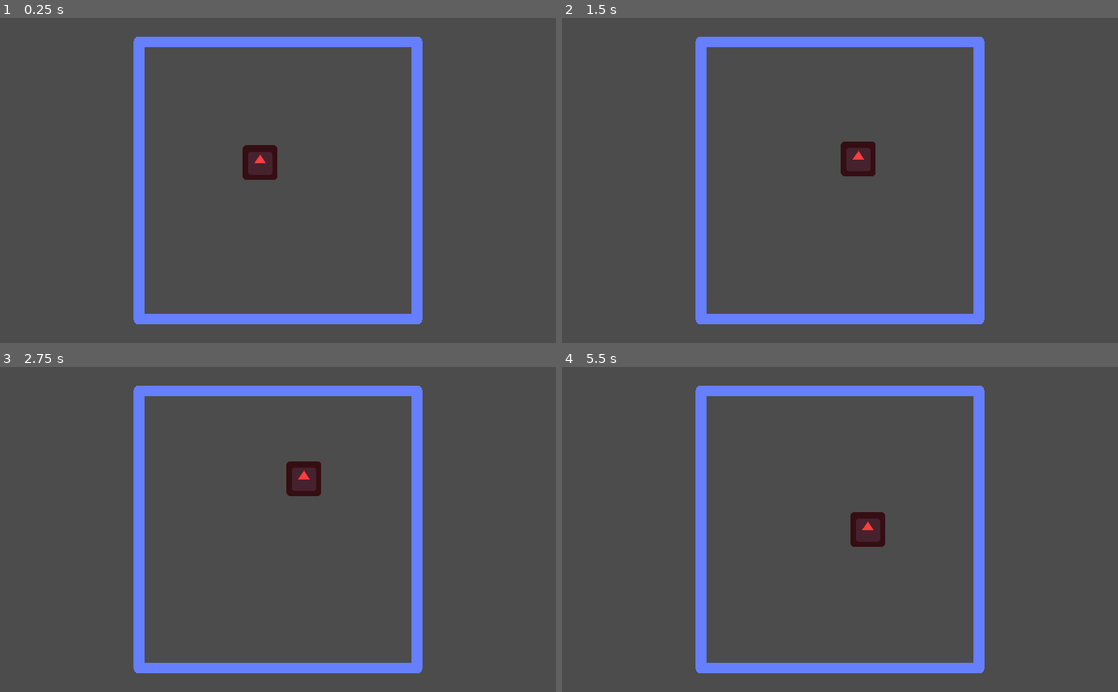
Above: before the commit, frames 1-4 (two rows, left to right).
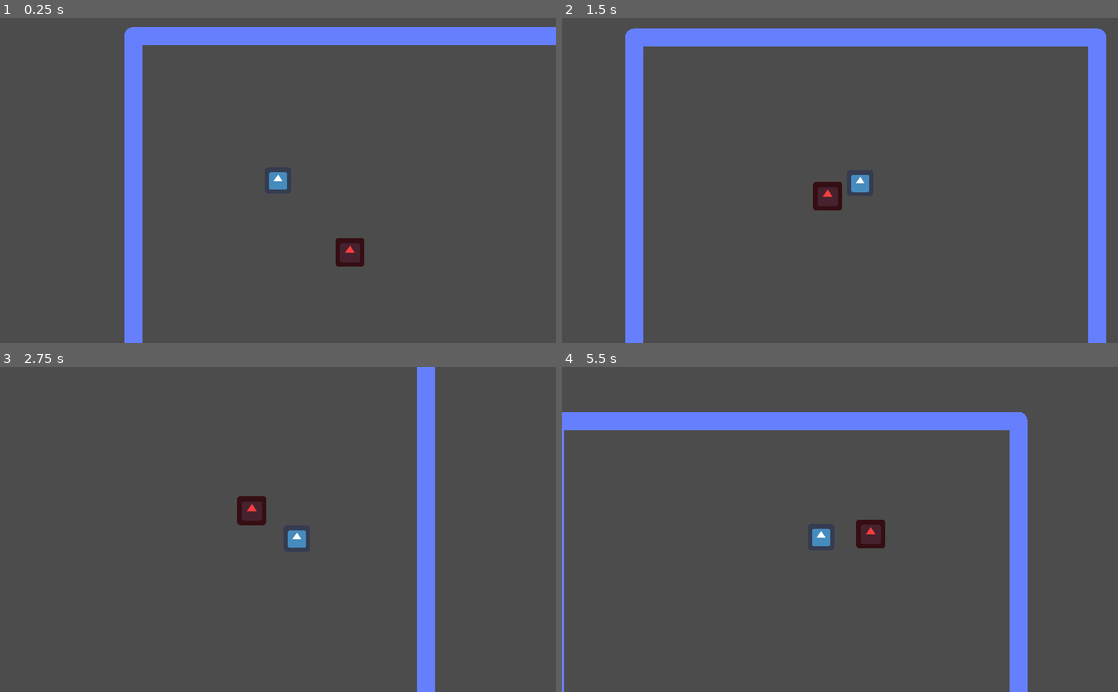
Above: after the commit, the same moments.

Repository: ectucker1/ksufalljam2020
Game: Godot game, scene res://Arena/Arena.tscn
The game is run twice, just before and just after one commit, with the same random seed, the same clock (stepped at 60 frames per second) and the same inputs. This scene is started directly instead of the project's main scene. The engine's default icon, where the game draws it, is replaced by a stand-in: a white triangle on a blue panel in a dark square.
Inputs (mouse positions are in pixels of both pictures, inside the frame that each line leads up to):
- Up to frame 1 (0.25 s): no input
- Up to frame 2 (1.5 s): move the mouse to (962, 164) at 0.52 s; hold D (move_right) 0.53-1.28 s; move the mouse to (728, 196) at 1.27 s; hold S (move_down) from 1.28 s (still down)
- Up to frame 3 (2.75 s): move the mouse to (333, 458) at 2.02 s; release S (move_down) at 2.03 s; hold D (move_right) from 2.03 s (still down)
- Up to frame 4 (5.5 s): move the mouse to (812, 594) at 2.77 s; release D (move_right) at 2.78 s; hold W (move_up) 2.78-3.53 s; move the mouse to (1006, 578) at 3.52 s; hold A (move_left) 3.53-5.03 s; move the mouse to (673, 480) at 4.27 s; move the mouse to (867, 529) at 5.02 s; hold S (move_down) from 5.03 s (still down)

The runs differ from the first frame. In frame 1, 9.7% of the frame differs, in the area x 22-100%, y 2-100%; in frame 2, 15%, in the area x 11-98%, y 3-100%; in frame 3, 9.4%; in frame 4, 14%.

Commit message:
Fix enemy scaling stuff

Diff:
--- a/Arena/Arena.tscn
+++ b/Arena/Arena.tscn
@@ -1,5 +1,6 @@
-[gd_scene load_steps=3 format=2]
+[gd_scene load_steps=4 format=2]
 
+[ext_resource path="res://player/player.tscn" type="PackedScene" id=1]
 [ext_resource path="res://Arena/Arena.gd" type="Script" id=2]
 
 [sub_resource type="NavigationPolygon" id=1]
@@ -23,6 +24,5 @@
 [node name="NavigationPolygonInstance" type="NavigationPolygonInstance" parent="Nav"]
 navpoly = SubResource( 1 )
 
-[node name="Camera2D" type="Camera2D" parent="."]
-current = true
-zoom = Vector2( 0.5, 0.5 )
+[node name="Player" parent="." instance=ExtResource( 1 )]
+position = Vector2( -48, -48 )
--- a/Enemy/Enemy.gd
+++ b/Enemy/Enemy.gd
@@ -5,7 +5,7 @@
 }
 
 export(Type) var type = Type.NONE
-var speed := 100
+var speed := 50
 
 var arena : Node2D
 var nav : Navigation2D
@@ -24,15 +24,15 @@
 func follow_player(delta):
 	if !nav: return
 
-	# TODO: get actual player position
-	var player_pos = arena.get_local_mouse_position()
+	var player = get_tree().get_nodes_in_group("players")[0]
 
-	var path = nav.get_simple_path(position, player_pos)
+	var path = nav.get_simple_path(position, player.position)
 
 	var collision : KinematicCollision2D
 	var distance_walk = speed * delta
 
 	while distance_walk > 0 and path.size() > 0:
+		# determine distance to next point
 		var distance_point = position.distance_to(path[0])
 
 		if distance_walk < distance_point:
--- a/Enemy/Enemy.tscn
+++ b/Enemy/Enemy.tscn
@@ -4,14 +4,14 @@
 [ext_resource path="res://Enemy/Enemy.gd" type="Script" id=2]
 
 [sub_resource type="RectangleShape2D" id=1]
-extents = Vector2( 16, 16 )
+extents = Vector2( 8, 8 )
 
 [node name="Enemy" type="KinematicBody2D"]
 script = ExtResource( 2 )
 
 [node name="Sprite" type="Sprite" parent="."]
 self_modulate = Color( 1, 0.243137, 0.243137, 1 )
-scale = Vector2( 0.333333, 0.333333 )
+scale = Vector2( 0.166667, 0.166667 )
 texture = ExtResource( 1 )
 
 [node name="CollisionShape2D" type="CollisionShape2D" parent="."]
